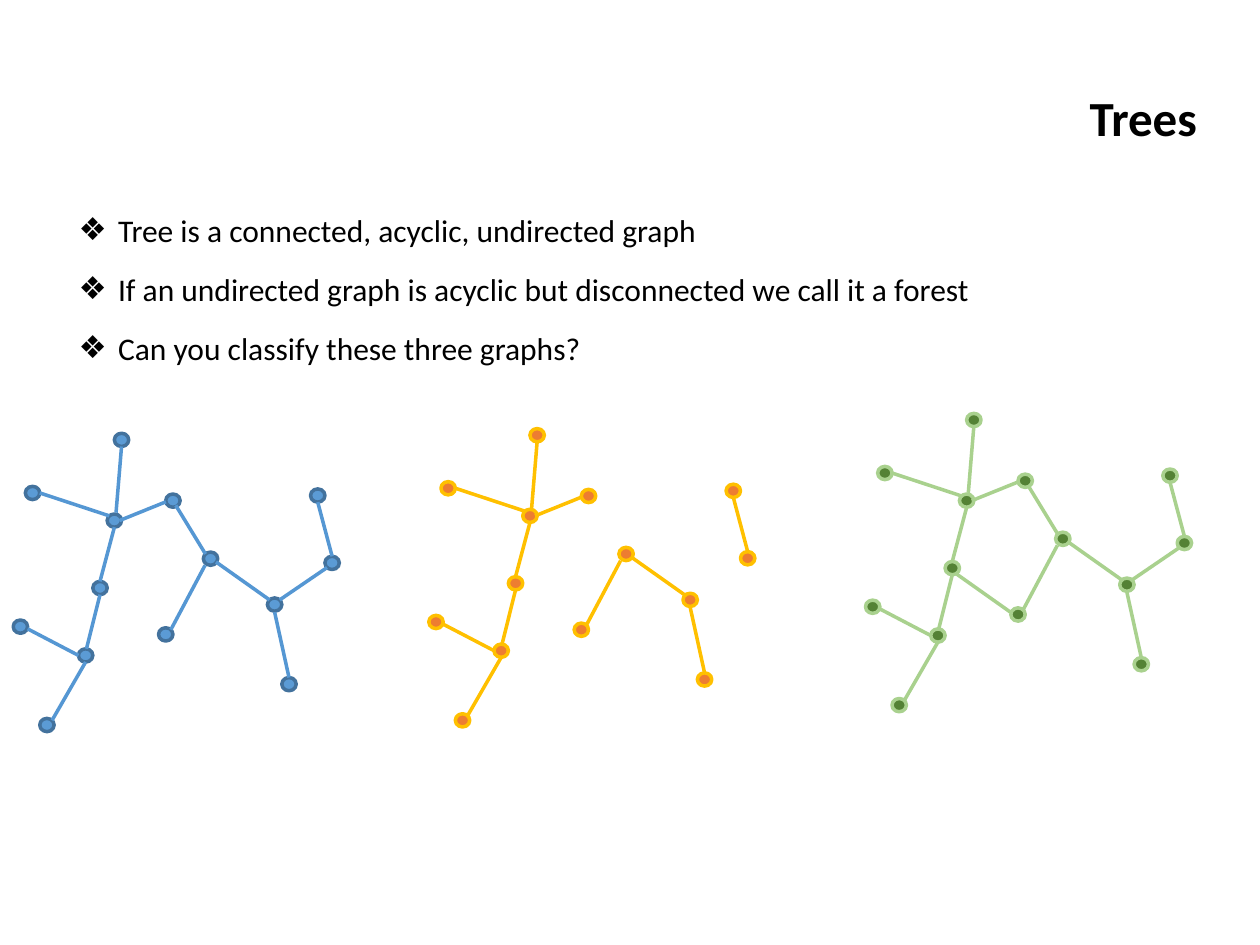
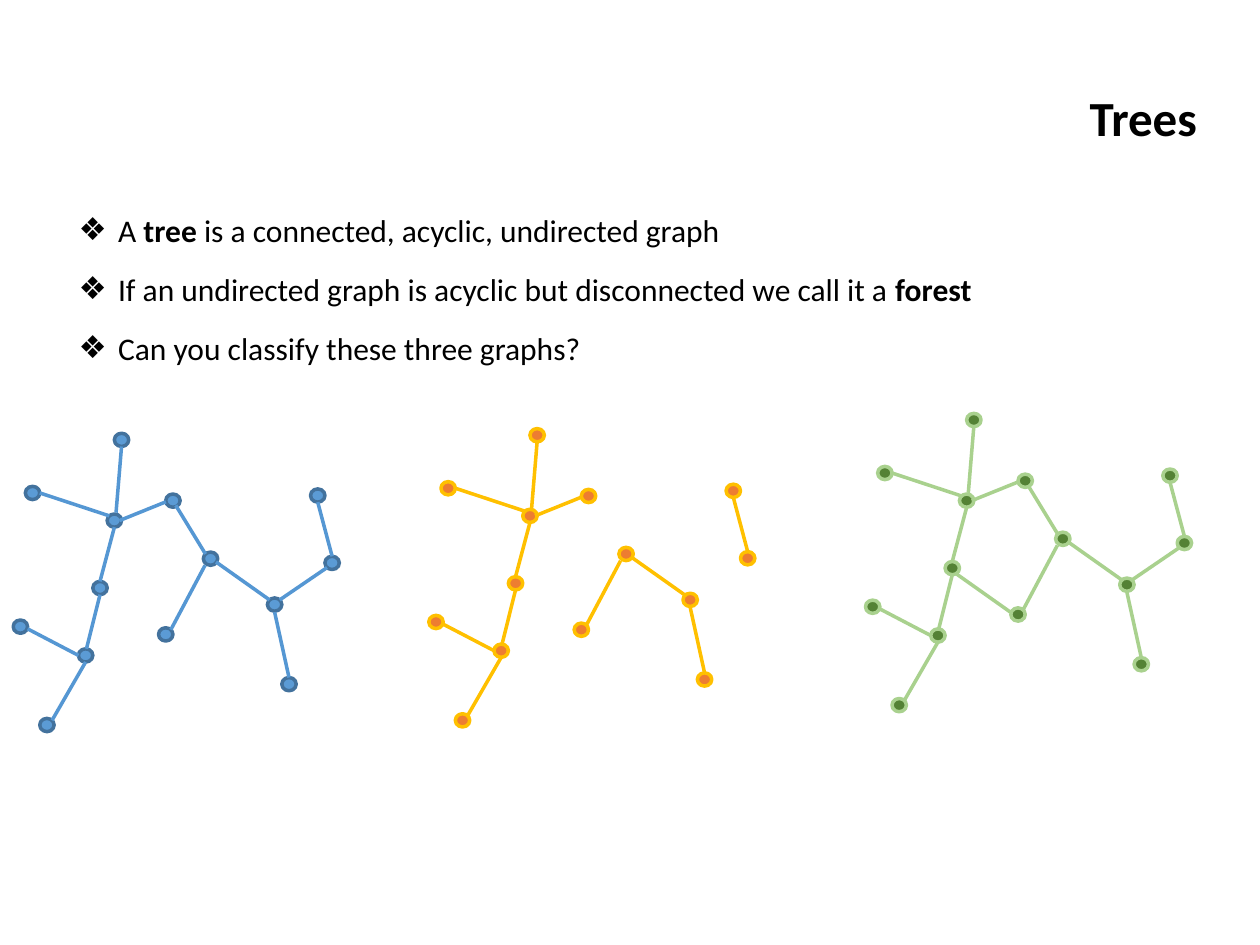
Before and after one commit to ifromm/dsa, a slide deck: slide 17 of slides/unit_6_trees.pptx. Drawn at 1260x945 pixels with LibreOffice and Linux fonts; fonts in the diff are those of the drawing; background and template pictures are left out. Boxes give left, top, right and bottom in pixels: in the first picture for what was removed or moved away, otherwise in the second. Text is boxed around its words. In the diff, an @@ line names an element or a change of style, - is before the commit and + after.

```diff
--- a/slides/unit_6_trees.pptx
+++ b/slides/unit_6_trees.pptx
@@ text at [118,220,719,248]: text changed @@
-❖ Tree is a connected, acyclic, undirected graph
+❖ A tree is a connected, acyclic, undirected graph
@@ text at [118,279,971,307]: bold on in "forest" @@
```
Also in this commit, not shown: 14 other slides changed, 2 other files.
